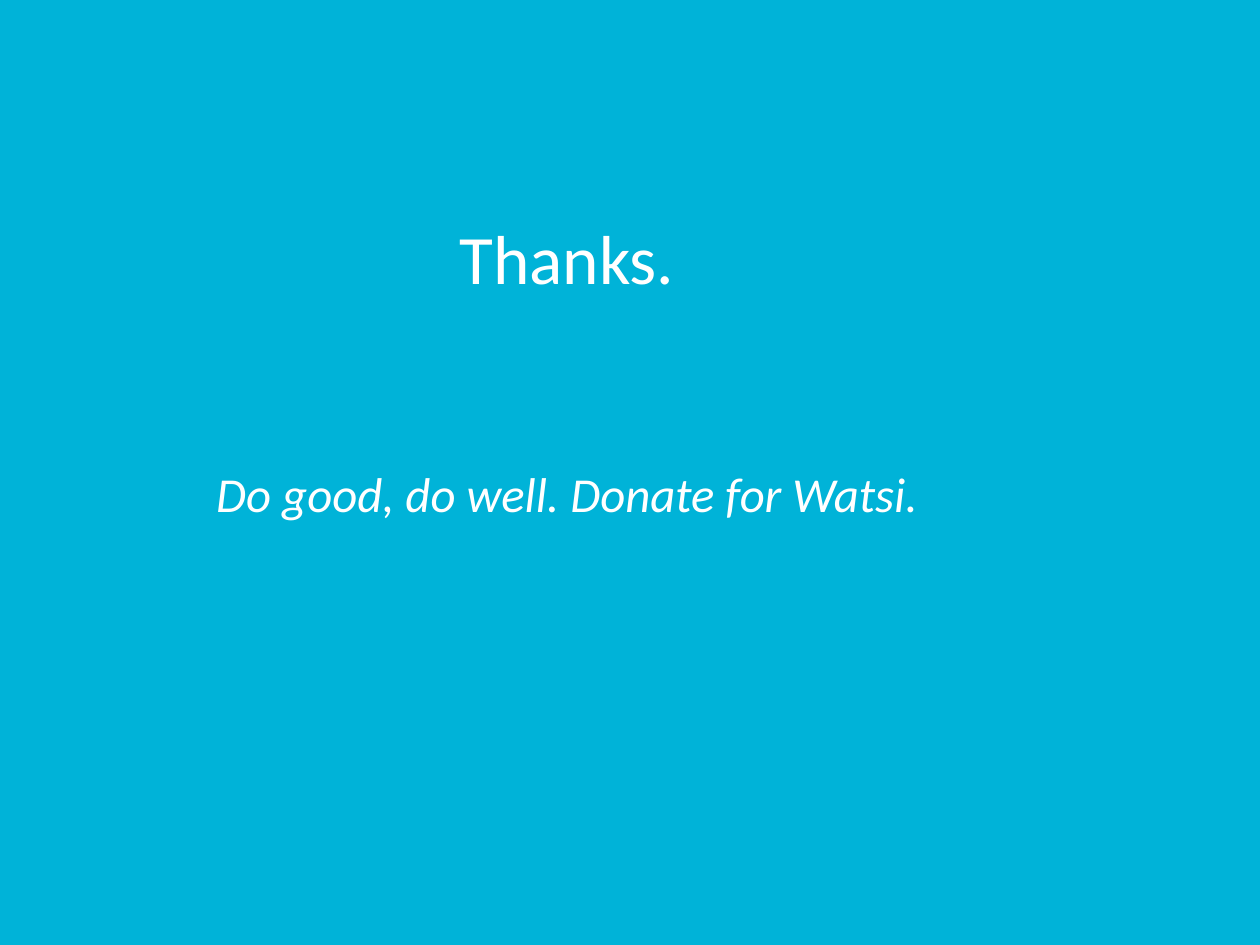
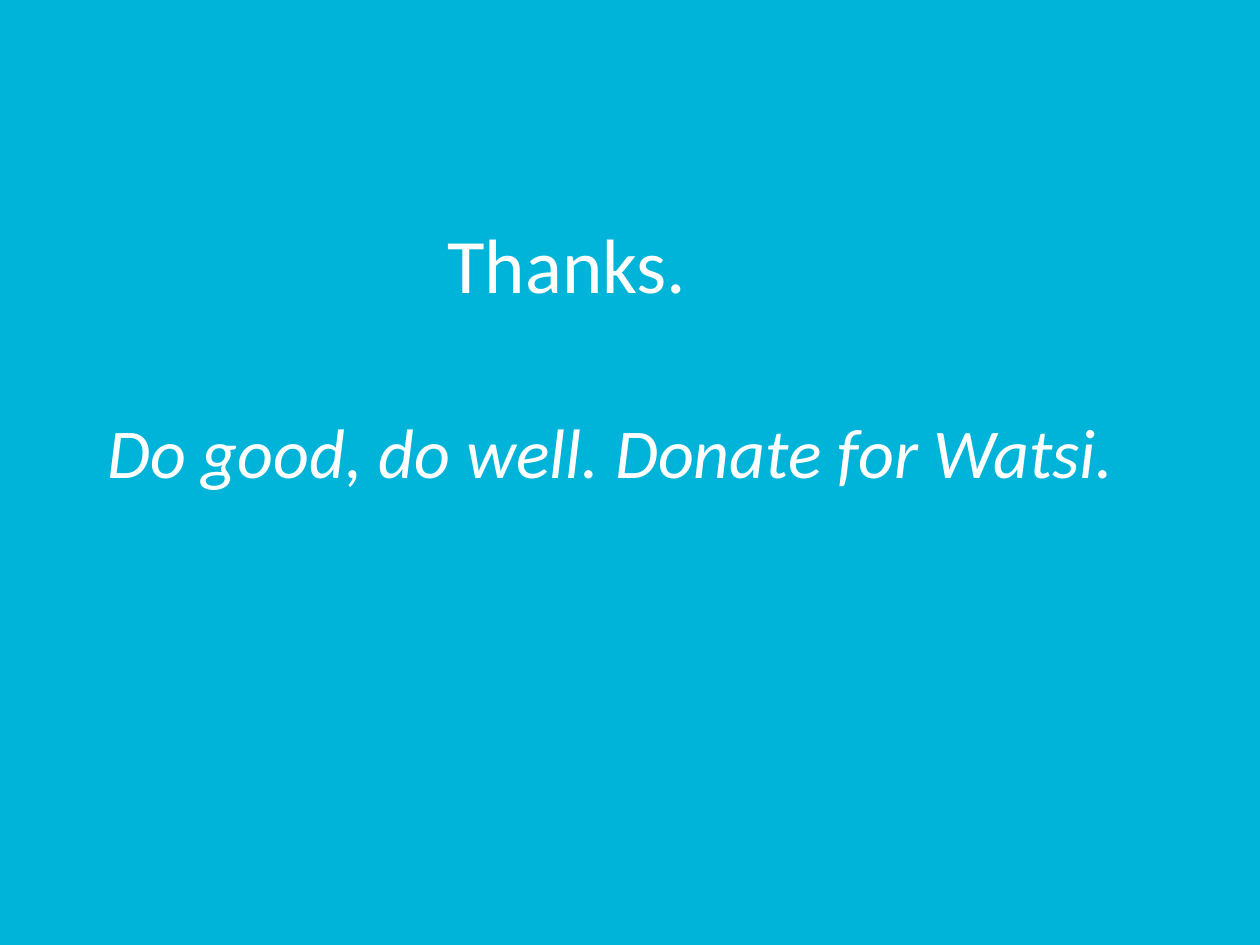
Before and after one commit to rutvijkumarshah/WatsiAndroidApp, a slide deck: slide 10 of docs/groupProject.pptx (slide 8 before the commit). Drawn at 1260x945 pixels with LibreOffice and Linux fonts; fonts in the diff are those of the drawing. Boxes give left, top, right and bottom in pixels: in the first picture for what was removed or moved away, otherwise in the second. Text is boxed around its words. In the diff, an @@ line names an element or a change of style, - is before the commit and + after.

```diff
--- a/docs/groupProject.pptx
+++ b/docs/groupProject.pptx
@@ title "Thanks. Do good, do well. ..." at (107, 239, 1114, 490): size 39.6 to 44 pt in "Thanks."; size 27.9 to 40 pt in "Do good, do well. Donate for Watsi." @@
```
Also in this commit, not shown: 2 other slides changed, 6 slides added, 4 slides removed.
